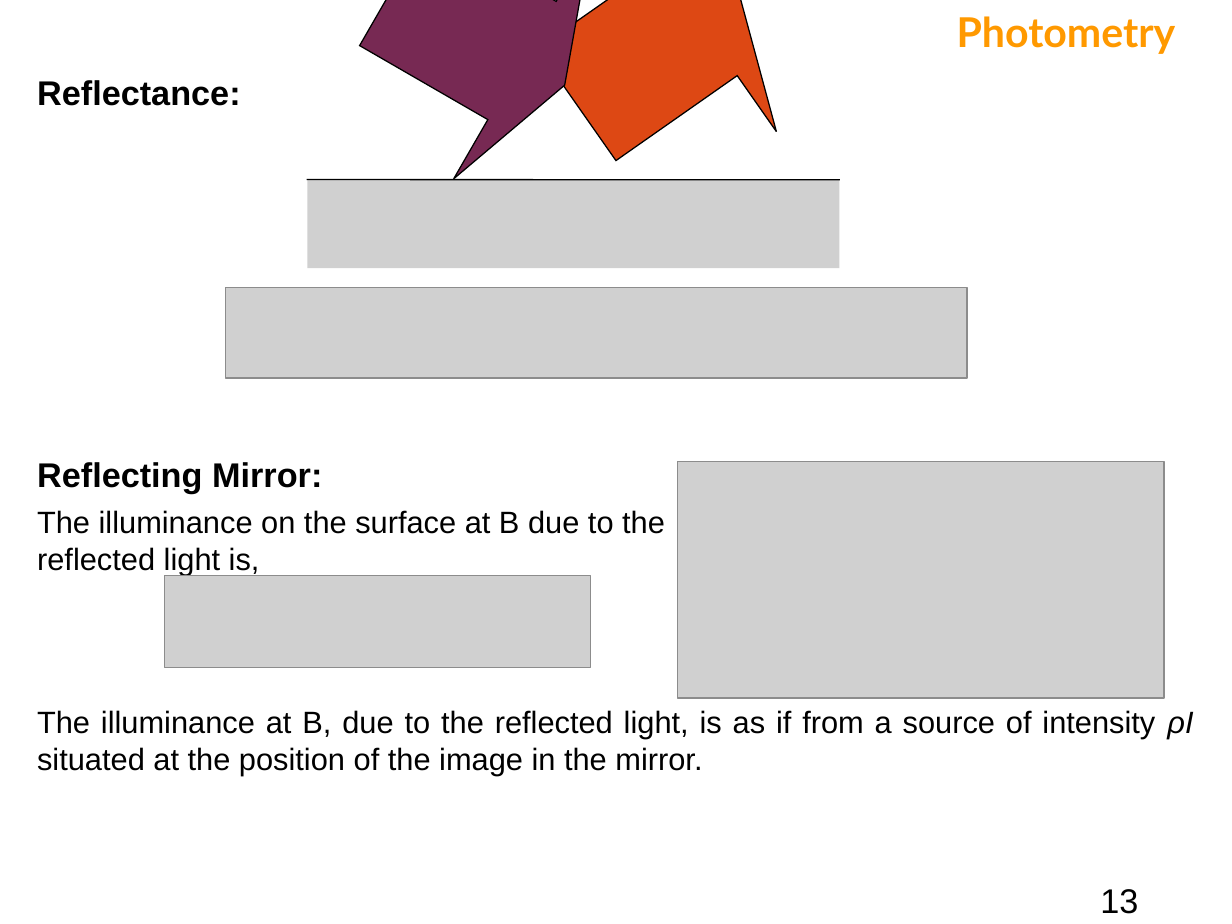
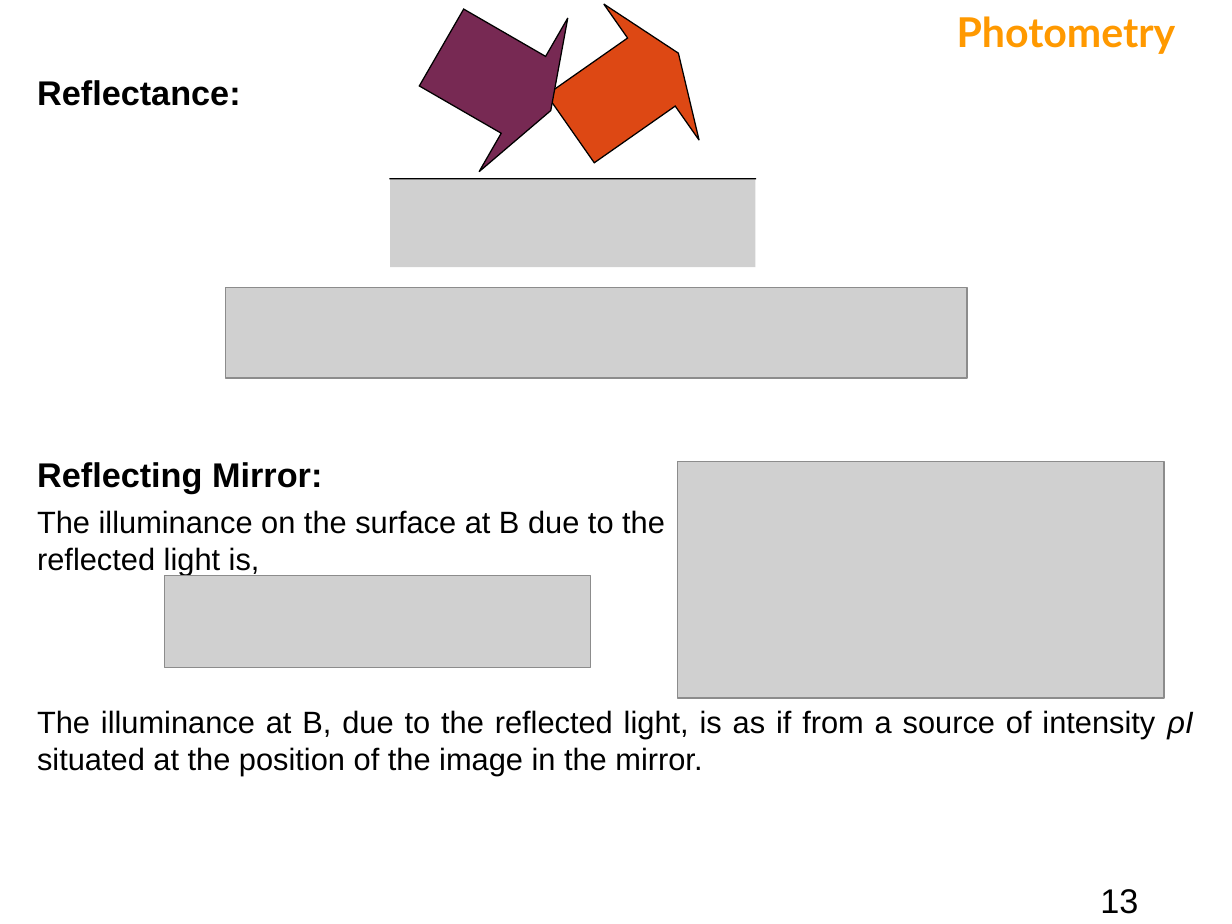
Before and after one commit to bagustris/TeknikOptik, a slide deck: slide 13 of slide/Fotometri.ppt. Drawn at 1232x924 pixels with LibreOffice and Linux fonts; fonts in the diff are those of the drawing; grey boxes stand for pictures. Boxes give left, top, right and bottom in pixels: in the first picture for what was removed or moved away, otherwise in the second. Text is boxed around its words. In the diff, an @@ line names an element or a change of style, - is before the commit and + after.

```diff
--- a/slide/Fotometri.ppt
+++ b/slide/Fotometri.ppt
@@ up arrow: place and size @@
-up arrow at (326, 0, 633, 203)
+up arrow at (398, 0, 595, 187)
@@ up arrow: place and size @@
-up arrow at (499, 0, 817, 217)
+up arrow at (522, 0, 726, 196)
@@ picture: place and size @@
-picture at (307, 180, 839, 269)
+picture at (391, 179, 756, 267)
@@ line moved from (307, 180) - (839, 180) to (391, 179) - (755, 179) @@
```
Also in this commit, not shown: 11 other slides changed, 2 slides added, 3 slides removed, 3 other files.
